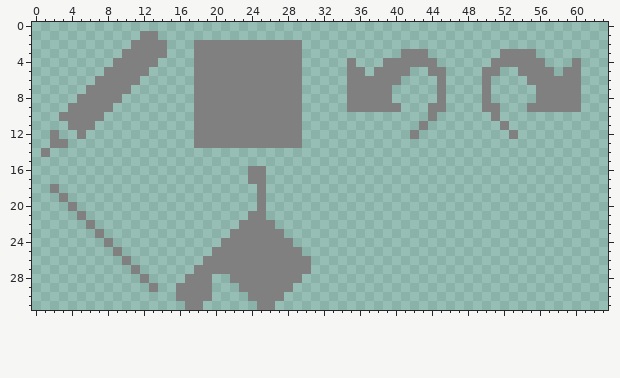
File history of a pixel-art sprite, Assets/tool_icon.png. The picture above is the old version.
The file is 64x32 pixels.
The result:
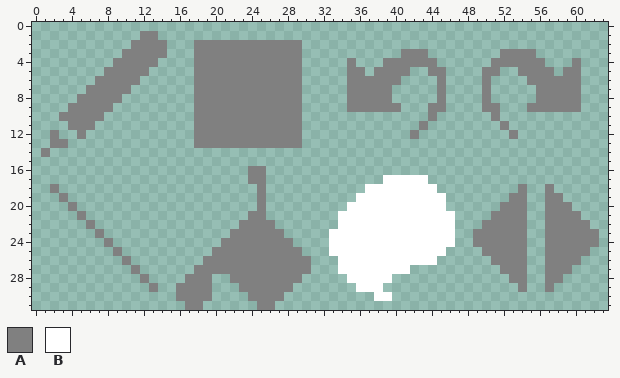
Palette (. is transparent): A #808080  B #ffffff
Edits made:
Colour A now appears in row 18 at x 54 and 57; in row 19 at x 53 to 54 and 57 to 58; in row 20 at x 52 to 54 and 57 to 59; in row 21 at x 51 to 54 and 57 to 60; in row 22 at x 50 to 54 and 57 to 61; in rows 23 to 24 at x 49 to 54 and 57 to 62.
Colour A now appears in row 25 at x 50 to 54 and 57 to 61; in row 26 at x 51 to 54 and 57 to 60; in row 27 at x 52 to 54 and 57 to 59; in row 28 at x 53 to 54 and 57 to 58; in row 29 at x 54 and 57.
Colour B now appears in row 17 at x 39 to 43; in row 18 at x 37 to 44; in row 19 at x 36 to 45; in row 20 at x 35 to 45; in rows 21 to 22 at x 34 to 46; in rows 23 to 24 at x 33 to 46.
Colour B now appears in row 25 at x 33 to 45; in row 26 at x 34 to 44; in row 27 at x 34 to 41; in row 28 at x 35 to 39; in row 29 at x 36 to 38; in row 30 at x 38 to 39.
Changed places in both pictures, as pixel boxes (x1, y1, x2, y2):
added: (329, 175, 599, 301)
